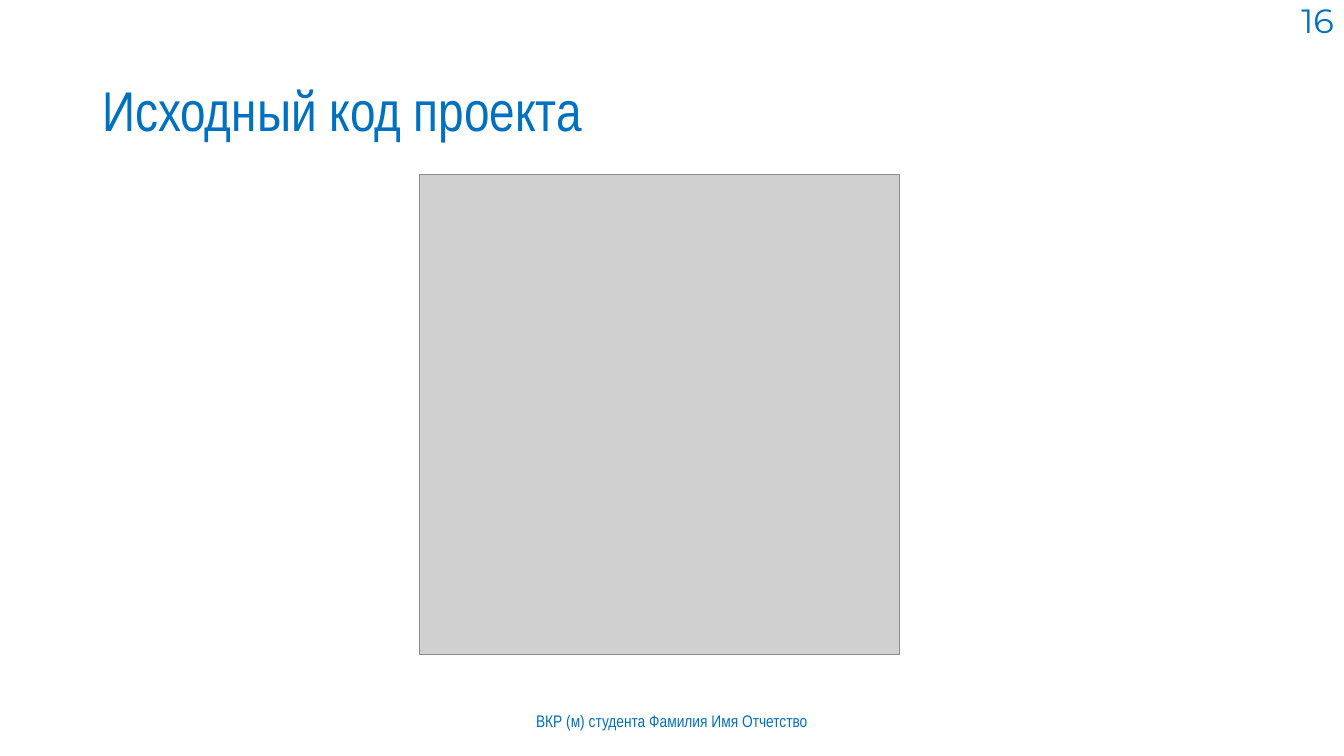
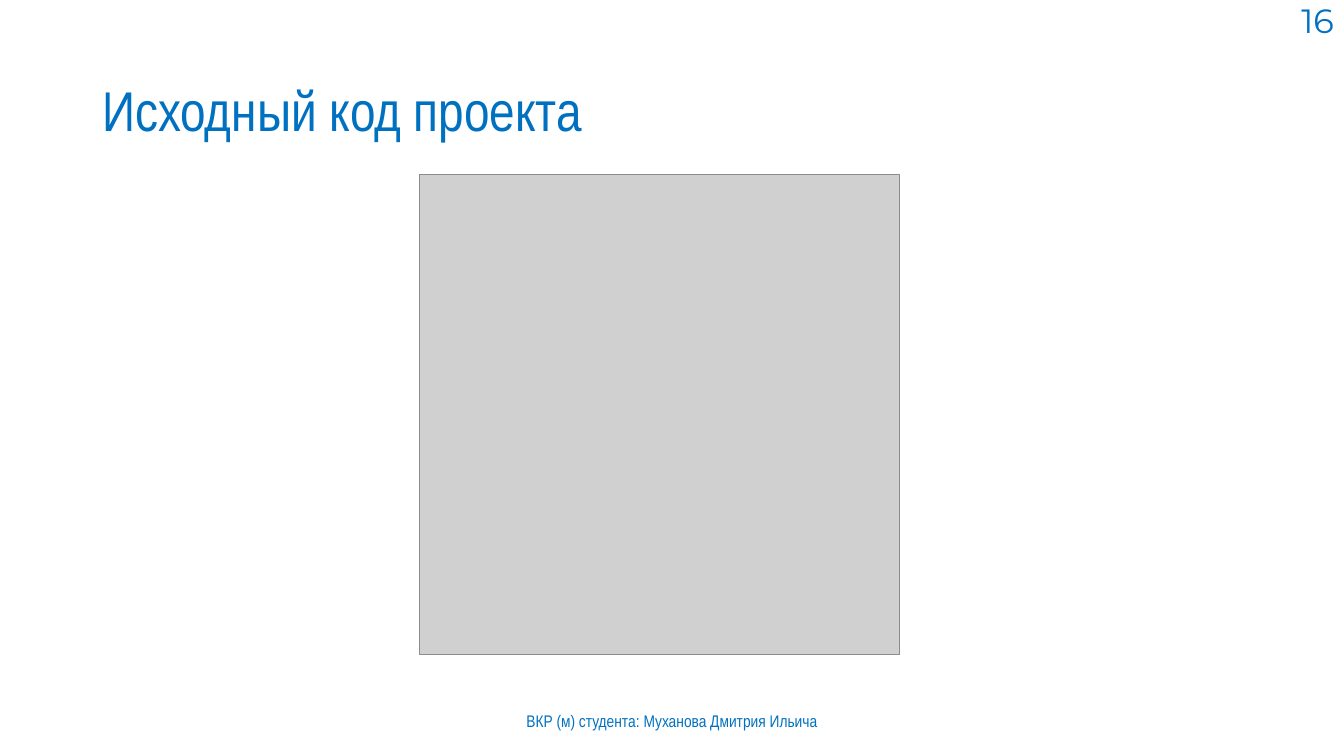
Before and after one commit to mityamuch/Diplom_Batcher, a slide deck: slide 16 of ВКР.pptx. Drawn at 1344x756 pixels with LibreOffice and Linux fonts; fonts in the diff are those of the drawing; grey boxes stand for pictures; background and template pictures are left out. Boxes give left, top, right and bottom in pixels: in the first picture for what was removed or moved away, otherwise in the second. Text is boxed around its words. In the diff, an @@ line names an element or a change of style, - is before the commit and + after.

```diff
--- a/ВКР.pptx
+++ b/ВКР.pptx
@@ text at bbox=[526, 715, 818, 731]: text changed @@
-ВКР (м) студента Фамилия Имя Отчетство
+ВКР (м) студента: Муханова Дмитрия Ильича
```
Also in this commit, not shown: 7 other slides changed.
